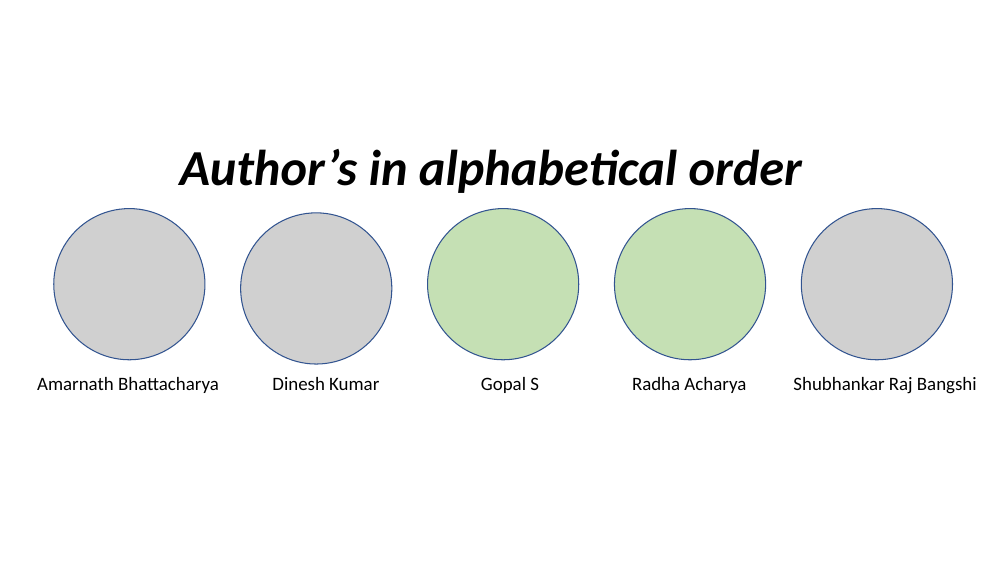
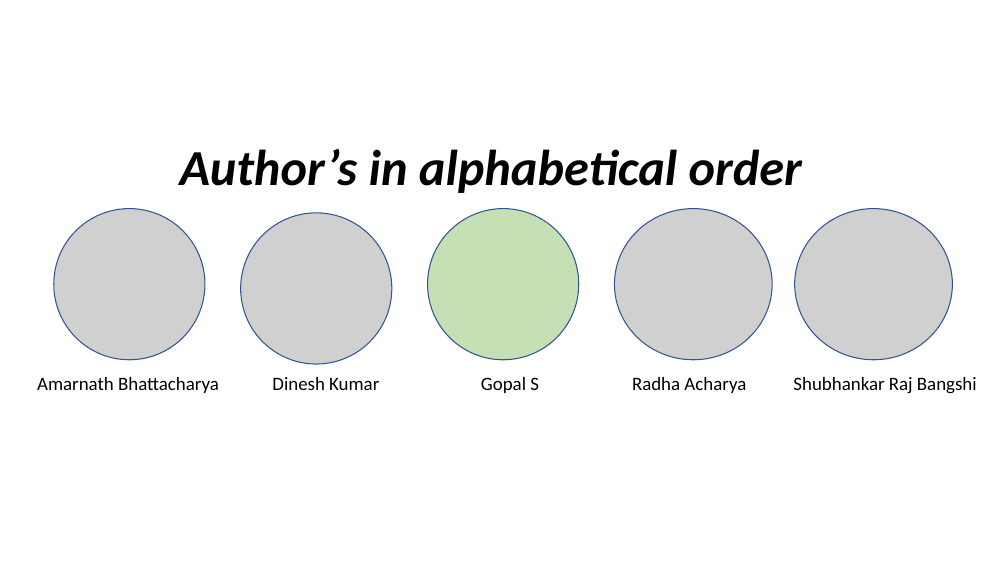
Before and after one commit to meetAmarAtGithub/PES_MTech_Assignments, a slide deck: slide 1 of NPV_Statitical Anlysis of Diabetes Dataset/team.pptx. Drawn at 1008x567 pixels with LibreOffice and Linux fonts; fonts in the diff are those of the drawing; grey boxes stand for pictures. Boxes give left, top, right and bottom in pixels: in the first picture for what was removed or moved away, otherwise in the second. Text is boxed around its words. In the diff, an @@ line names an element or a change of style, - is before the commit and + after.

```diff
--- a/NPV_Statitical Anlysis of Diabetes Dataset/team.pptx
+++ b/NPV_Statitical Anlysis of Diabetes Dataset/team.pptx
@@ ellipse removed at (x1=615, y1=209, x2=766, y2=360) @@
@@ picture added at (x1=615, y1=209, x2=773, y2=360) @@
@@ picture resized from (x1=802, y1=209, x2=953, y2=360) to (x1=795, y1=209, x2=953, y2=360) @@
```
Also in this commit, not shown: 2 other files.
